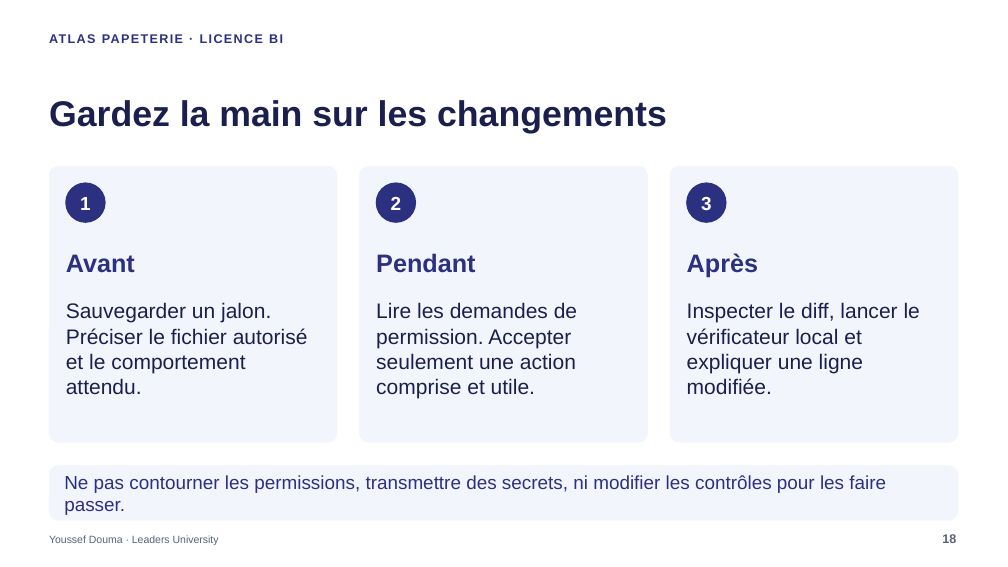
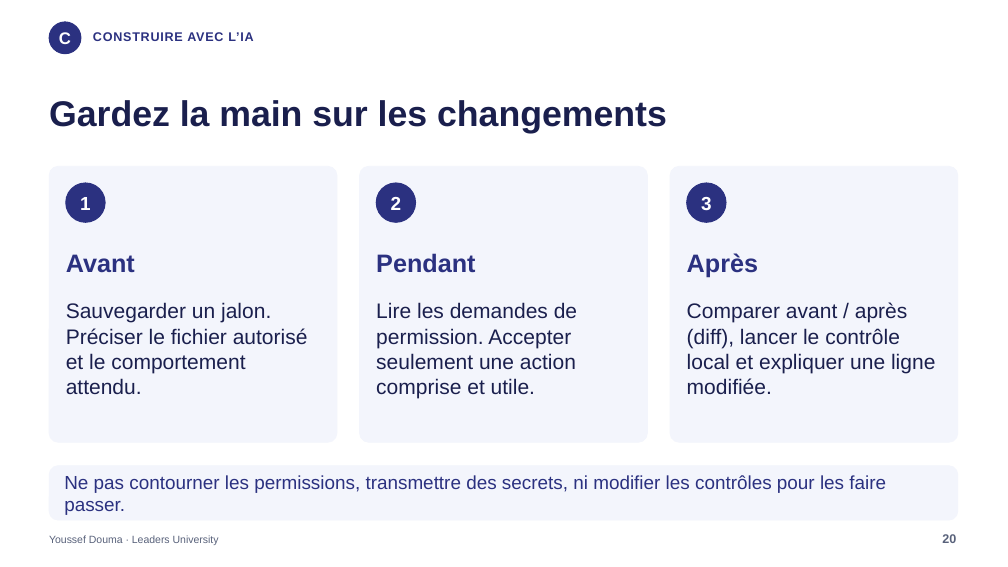
Before and after one commit to jodouma/leaders-bi-ia-etl-28h, a slide deck: slide 20 of presentation/Atlas_BI_IA_28h.pptx (slide 18 before the commit). Drawn at 1008x567 pixels with LibreOffice and Linux fonts; fonts in the diff are those of the drawing. Boxes give left, top, right and bottom in pixels: in the first picture for what was removed or moved away, otherwise in the second. Text is boxed around its words. In the diff, an @@ line names an element or a change of style, - is before the commit and + after.

Commit message:
cours-ia-v4: Illustrer le parcours Atlas et vérifier les routes Windows Ubuntu

```diff
--- a/presentation/Atlas_BI_IA_28h.pptx
+++ b/presentation/Atlas_BI_IA_28h.pptx
@@ text removed at (49,28,949,49) @@
-ATLAS PAPETERIE · LICENCE BI
@@ ellipse added at (49,22,81,54), fill #2B3180, outline #2B3180 1 pt @@
@@ text added at (59,32,71,44), 16 pt, text #FFFFFF, bold @@
+C
@@ text added at (93,32,253,41), 12 pt, text #2B3180, bold @@
+CONSTRUIRE AVEC L’IA
@@ text at (687,302,935,394): text changed @@
-Inspecter le diff, lancer le vérificateur local et expliquer une ligne modifiée.
+Comparer avant / après (diff), lancer le contrôle local et expliquer une ligne modifiée.
@@ text at (942,534,956,543): text changed @@
-18
+20
```
Also in this commit, not shown: 59 other slides changed, 5 slides added, 2 slides removed, 47 other files.
